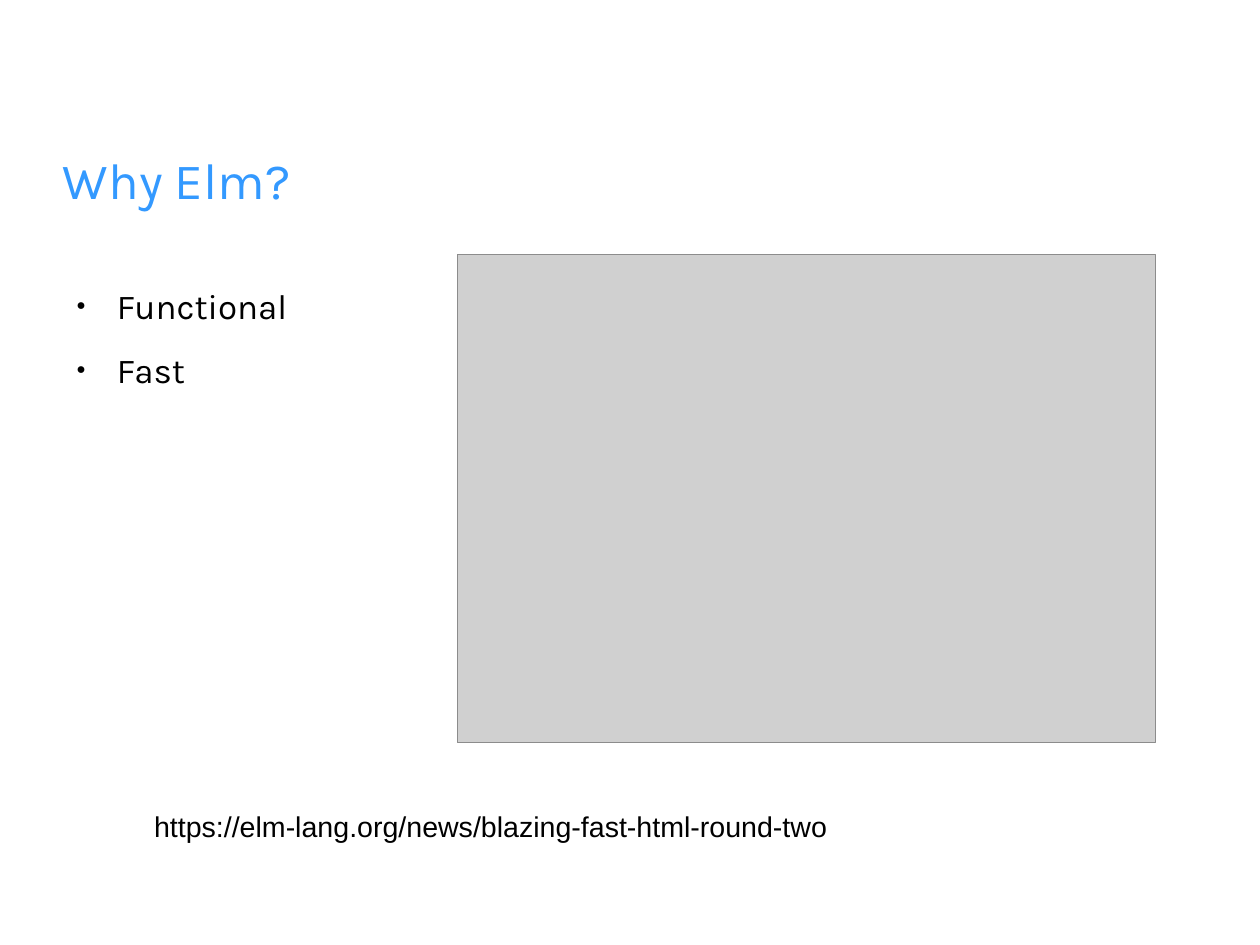
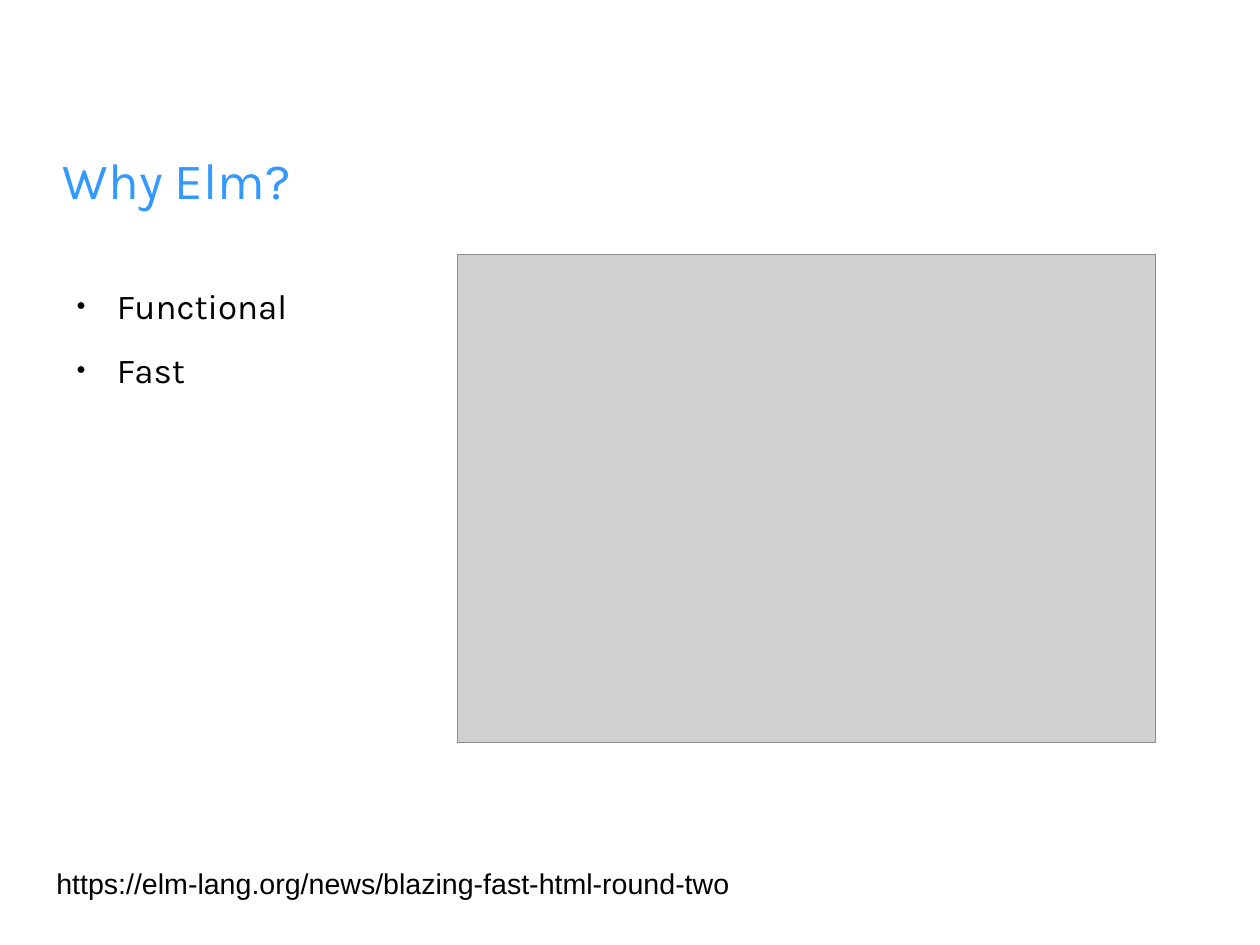
Before and after one commit to jfeaver/elm-quick-introduction, a slide deck: slide 5 of elm-intro.odp. Drawn at 1260x945 pixels with LibreOffice and Linux fonts; fonts in the diff are those of the drawing; grey boxes stand for pictures; background and template pictures are left out. Boxes give left, top, right and bottom in pixels: in the first picture for what was removed or moved away, otherwise in the second. Text is boxed around its words. In the diff, an @@ line names an element or a change of style, - is before the commit and + after.

```diff
--- a/elm-intro.odp
+++ b/elm-intro.odp
@@ text "https://elm-lang.org/news/blazing-fast-html-round-two": place and size @@
-text "https://elm-lang.org/news/blazing-fast-html-round-two" at [154,816,827,843]
+text "https://elm-lang.org/news/blazing-fast-html-round-two" at [56,873,729,900]
```
Also in this commit, not shown: 3 other slides changed, 3 slides added.
